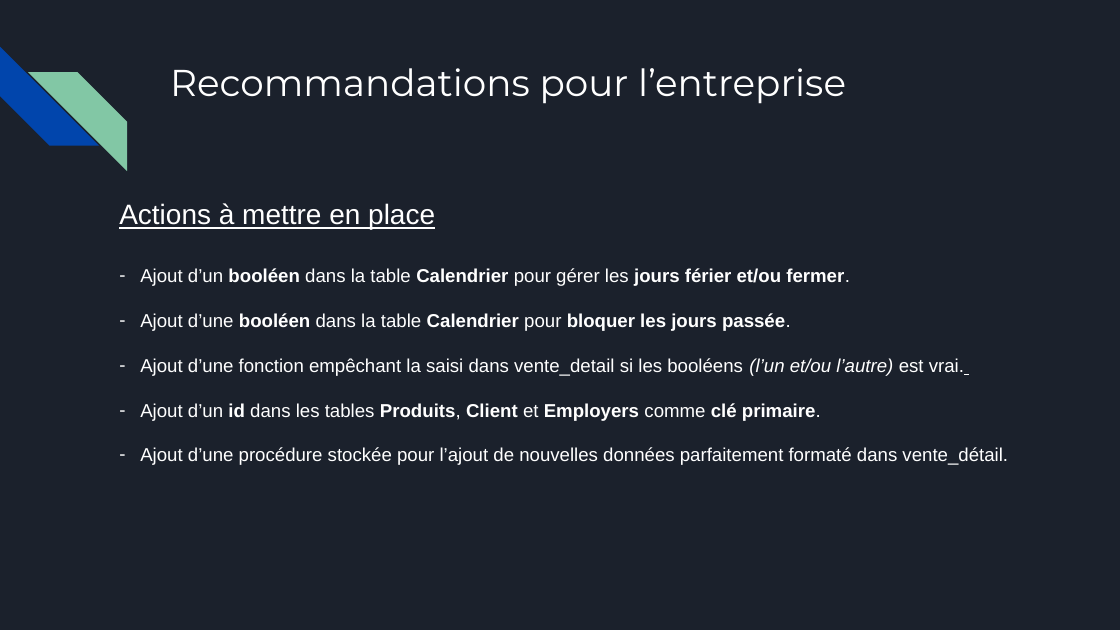
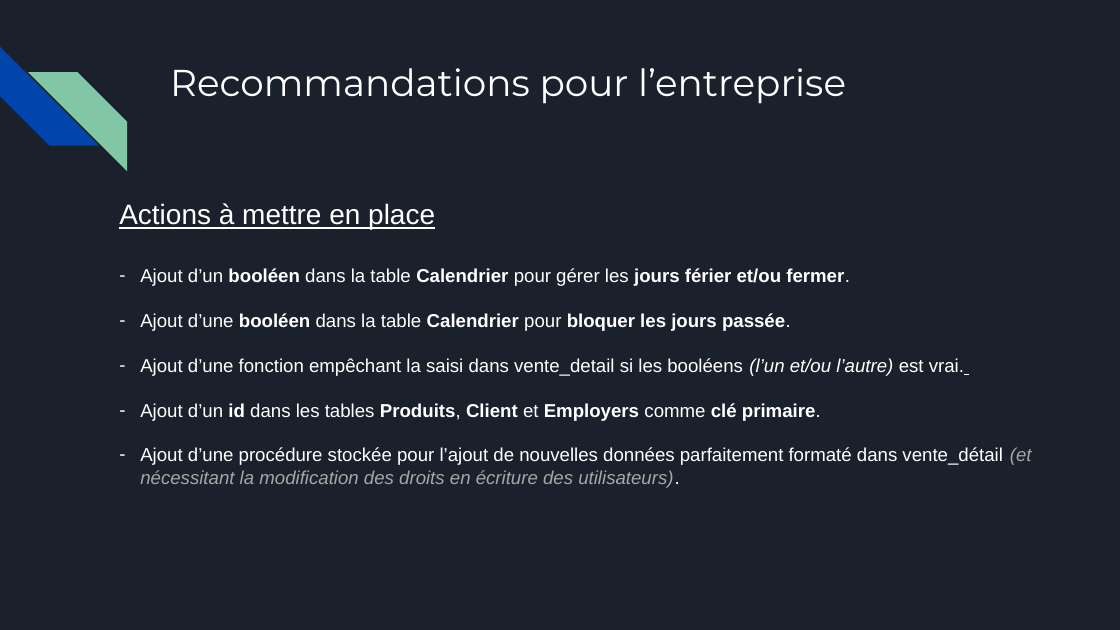
Before and after one commit to merais/formation, a slide deck: slide 15 of P4_Auditez_un_environnement_de_donnees_bailleul_aymeric/P4_Auditez_un_environnement_de_donnees_bailleul_aymeric/ABAI_P4_01_presentation_POC.pptx. Drawn at 1120x630 pixels with LibreOffice and Linux fonts; fonts in the diff are those of the drawing. Boxes give left, top, right and bottom in pixels: in the first picture for what was removed or moved away, otherwise in the second. Text is boxed around its words. In the diff, an @@ line names an element or a change of style, - is before the commit and + after.

```diff
--- a/P4_Auditez_un_environnement_de_donnees_bailleul_aymeric/P4_Auditez_un_environnement_de_donnees_bailleul_aymeric/ABAI_P4_01_presentation_POC.pptx
+++ b/P4_Auditez_un_environnement_de_donnees_bailleul_aymeric/P4_Auditez_un_environnement_de_donnees_bailleul_aymeric/ABAI_P4_01_presentation_POC.pptx
@@ text at <box>140,447,1032,488</box>: text changed @@
-– Ajout d’une procédure stockée pour l’ajout de nouvelles données parfaitement formaté dans vente_détail.
+– Ajout d’une procédure stockée pour l’ajout de nouvelles données parfaitement formaté dans vente_détail (et nécessitant la modification des droits en écriture des utilisateurs).
```
Also in this commit, not shown: 3 other slides changed.
